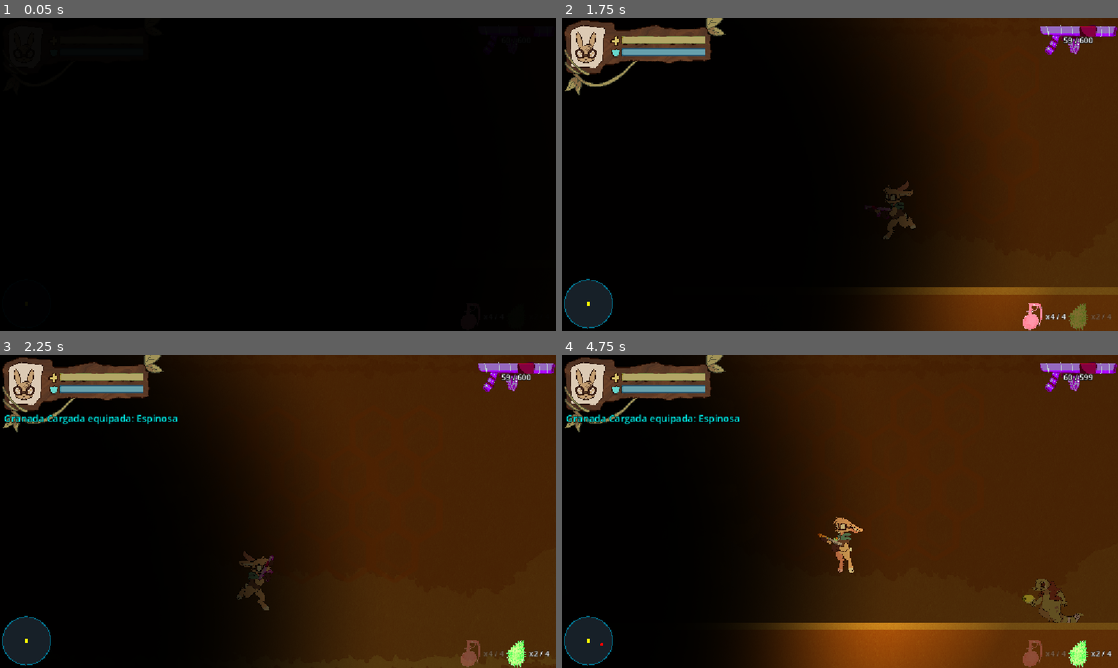
Above: before the commit, frames 1-4 (two rows, left to right).
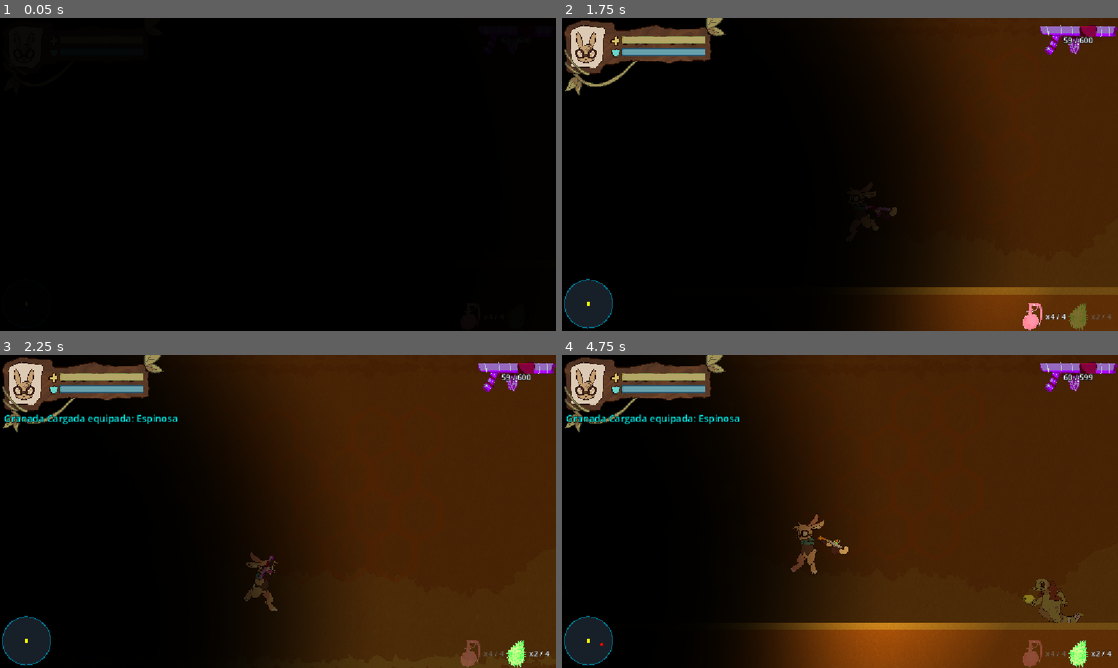
Above: after the commit, the same moments.

Repository: facbast/TP3-Taller-2-Isla-Aureus-
Game: Godot game, scene res://Scenes/Nivel2.tscn
Same seed, same stepped clock (60 frames per second), same inputs: the game is played once before the commit and once after it. This scene is started directly instead of the project's main scene. Sound files missing from this copy of the repository are replaced by a short silence.
Inputs (mouse positions are in pixels of both pictures, inside the frame that each line leads up to):
- Up to frame 1 (0.05 s): no input
- Up to frame 2 (1.75 s): tap Enter (ui_accept) at 0.5, 0.77, 1.52 s; move the mouse to (962, 158) at 0.52 s; hold E 0.53-1.28 s; hold D (right) from 0.53 s (still down); click (962, 158) at 0.67 s; move the mouse to (728, 190) at 1.27 s; tap L at 1.35 s
- Up to frame 3 (2.25 s): move the mouse to (333, 442) at 2.02 s; release D (right) at 2.03 s; hold A (left) from 2.03 s (still down); tap T at 2.1 s
- Up to frame 4 (4.75 s): move the mouse to (812, 574) at 2.77 s; release A (left) at 2.78 s; hold D (right) 2.78-4.28 s; tap R at 2.85 s; click (812, 574) at 2.92 s; tap Enter (ui_accept) at 3.02, 3.77, 4.52 s; move the mouse to (1006, 558) at 3.52 s; tap Tab at 3.6 s; move the mouse to (673, 464) at 4.27 s; hold A (left) from 4.28 s (still down); tap F at 4.35 s

Frame 1 is identical in both runs. In frame 2, 0.3% of the frame differs, in the area x 56-64%, y 52-71%; in frame 3, 0.4%; in frame 4, 0.8%, in the area x 41-55%, y 50-70%.

Commit message:
Agachado real con animaciones propias, sin aplastar el sprite
Las animaciones Agachado (frames 21-23) y Caminar_Agachado (23-27) del spritesheet reemplazan el aplaste de escala: sin distorsión. _agacharse reproduce la animación, _desagacharse vuelve con RESET.

El pivote de brazos ahora lo manejan las animaciones mientras agachado (se omite _sincronizar_brazos), se.Controls Aterrizar y Patear (frames de pie) ya no pisan la pose agachada: se salta Aterrizar y la patada vuelve a Agachado al terminar.

Quitadas las constantes muertas TEXTURA_CROUCH/TEXTURA_MELEE_CROUCH.

Diff:
--- a/Scenes/player.tscn
+++ b/Scenes/player.tscn
@@ -18,6 +18,34 @@
 [sub_resource type="RectangleShape2D" id="RectangleShape2D_f1ek2"]
 size = Vector2(50, 80)
 
+[sub_resource type="Animation" id="Animation_7dp3o"]
+resource_name = "Agachado"
+length = 0.1
+tracks/0/type = "value"
+tracks/0/imported = false
+tracks/0/enabled = true
+tracks/0/path = NodePath("SpriteCuerpo:frame")
+tracks/0/interp = 1
+tracks/0/loop_wrap = true
+tracks/0/keys = {
+"times": PackedFloat32Array(0, 0.033333335, 0.06666667),
+"transitions": PackedFloat32Array(1, 1, 1),
+"update": 1,
+"values": [21, 22, 23]
+}
+tracks/1/type = "value"
+tracks/1/imported = false
+tracks/1/enabled = true
+tracks/1/path = NodePath("PivoteBrazo:position")
+tracks/1/interp = 1
+tracks/1/loop_wrap = true
+tracks/1/keys = {
+"times": PackedFloat32Array(0, 0.035887066, 0.07348304),
+"transitions": PackedFloat32Array(1, 1, 1),
+"update": 0,
+"values": [Vector2(-1, -1), Vector2(-1, 22), Vector2(-1, 39)]
+}
+
 [sub_resource type="Animation" id="Animation_pu2lt"]
 resource_name = "Aterrizar"
 length = 0.2
@@ -31,7 +59,36 @@
 "times": PackedFloat32Array(0, 0.033333335),
 "transitions": PackedFloat32Array(1, 1),
 "update": 1,
-"values": [10, 11]
+"values": [10, 22]
+}
+
+[sub_resource type="Animation" id="Animation_h4iuc"]
+resource_name = "Caminar_Agachado"
+length = 0.3
+loop_mode = 1
+tracks/0/type = "value"
+tracks/0/imported = false
+tracks/0/enabled = true
+tracks/0/path = NodePath("PivoteBrazo:position")
+tracks/0/interp = 1
+tracks/0/loop_wrap = true
+tracks/0/keys = {
+"times": PackedFloat32Array(0),
+"transitions": PackedFloat32Array(1),
+"update": 0,
+"values": [Vector2(-1, 39)]
+}
+tracks/1/type = "value"
+tracks/1/imported = false
+tracks/1/enabled = true
+tracks/1/path = NodePath("SpriteCuerpo:frame")
+tracks/1/interp = 1
+tracks/1/loop_wrap = true
+tracks/1/keys = {
+"times": PackedFloat32Array(0, 0.06666667, 0.13333334, 0.2, 0.26666668),
+"transitions": PackedFloat32Array(1, 1, 1, 1, 1),
+"update": 1,
+"values": [23, 24, 25, 26, 27]
 }
 
 [sub_resource type="Animation" id="Animation_f1ek2"]
@@ -81,6 +138,18 @@
 "update": 1,
 "values": [7]
 }
+tracks/1/type = "value"
+tracks/1/imported = false
+tracks/1/enabled = true
+tracks/1/path = NodePath("PivoteBrazo:position")
+tracks/1/interp = 1
+tracks/1/loop_wrap = true
+tracks/1/keys = {
+"times": PackedFloat32Array(0),
+"transitions": PackedFloat32Array(1),
+"update": 0,
+"values": [Vector2(-1, -1)]
+}
 
 [sub_resource type="Animation" id="Animation_gymyn"]
 resource_name = "Saltar"
@@ -95,12 +164,14 @@
 "times": PackedFloat32Array(0, 0.06666667, 0.13333334, 0.8333333, 0.9),
 "transitions": PackedFloat32Array(1, 1, 1, 1, 1),
 "update": 1,
-"values": [7, 8, 9, 10, 11]
+"values": [8, 9, 10, 10, 11]
 }
 
 [sub_resource type="AnimationLibrary" id="AnimationLibrary_gymyn"]
 _data = {
+&"Agachado": SubResource("Animation_7dp3o"),
 &"Aterrizar": SubResource("Animation_pu2lt"),
+&"Caminar_Agachado": SubResource("Animation_h4iuc"),
 &"Correr": SubResource("Animation_f1ek2"),
 &"Patear": SubResource("Animation_ukyrk"),
 &"RESET": SubResource("Animation_tx1dd"),
@@ -123,7 +194,7 @@
 texture = ExtResource("2_f1ek2")
 centered = false
 hframes = 7
-vframes = 3
+vframes = 5
 frame = 7
 region_rect = Rect2(0, 0, 9471, 4188)
 
--- a/Scripts/player.gd
+++ b/Scripts/player.gd
@@ -61,10 +61,6 @@
 var tiempo_espera_escudo = 4.0
 var tiempo_sin_dano = 0.0
 var velocidad_recarga_escudo = 40.0
-
-# --- SPRITES AGACHADO ---
-const TEXTURA_CROUCH = preload("res://Assets/Conejo_crouch.png")
-const TEXTURA_MELEE_CROUCH = preload("res://Assets/Conejo_melee_crouch.png")
 
 const CROUCH_SPEED = 150.0
 var _agachado: bool = false
@@ -273,8 +269,10 @@
 
 	if temporizador_patada > 0:
 		temporizador_patada -= delta
-		# Eliminamos la línea que restauraba la textura aquí,
-		# ya que el AnimationPlayer maneja los cuadros visuales.
+		# La patada usa frames de pie: al terminar, si el jugador siguió
+		# agachado, volvemos a la pose agachada en vez de quedarnos de pie.
+		if temporizador_patada <= 0 and _agachado:
+			_anim_player.play("Agachado")
 
 # --- CONTROL DE AGACHARSE (TOGGLE) ---
 	var presiona_agacharse = Input.is_key_pressed(KEY_CTRL) or Input.is_key_pressed(KEY_C)
@@ -322,13 +320,22 @@
 		# lo maneja _apuntar_al_mouse() según el lado del mouse.
 
 		# Solo reproducimos "Correr" si está en el suelo, NO está pateando,
-		# NO está aterrizando y NO está agachado.
-		if is_on_floor() and temporizador_patada <= 0 and _anim_player.current_animation != "Aterrizar" and not _agachado:
-			_anim_player.play("Correr")
+		# NO está aterrizando y NO está agachado. Agachado usa su propio
+		# caminar ("Caminar_Agachado").
+		if is_on_floor() and temporizador_patada <= 0 and _anim_player.current_animation != "Aterrizar":
+			if _agachado:
+				if _anim_player.current_animation != "Caminar_Agachado":
+					_anim_player.play("Caminar_Agachado")
+			else:
+				_anim_player.play("Correr")
 	else:
 		velocity.x = move_toward(velocity.x, 0, vel_actual)
-		if is_on_floor() and temporizador_patada <= 0 and _anim_player.current_animation == "Correr":
-			_anim_player.stop()
+		if is_on_floor() and temporizador_patada <= 0:
+			# Crouch-walk en loop: al parar, se congela en la pose agachada.
+			if _agachado and _anim_player.current_animation == "Caminar_Agachado":
+				_anim_player.stop()
+			elif not _agachado and _anim_player.current_animation == "Correr":
+				_anim_player.stop()
 
 	# Escudos
 	if salud_actual > 0 and escudo_actual < escudo_maximo:
@@ -349,7 +356,10 @@
 
 	# 3. Comprobamos INMEDIATAMENTE si acaba de tocar el suelo
 	if is_on_floor() and _estaba_en_el_aire:
-		_anim_player.play("Aterrizar")
+		# Agachado: Aterrizar usa frames de pie; los saltamos para no
+		# romper la pose agachada.
+		if not _agachado:
+			_anim_player.play("Aterrizar")
 
 	# Acciones delegadas
 	if Input.is_physical_key_pressed(KEY_R):
@@ -672,10 +682,10 @@
 	_area_patada.position.y = 20.0
 
 	if temporizador_patada <= 0:
-		_anim_player.stop() # Detenemos otras animaciones
-		_sprite_cuerpo.frame = 7 # Frame de estar quieto
-		_sprite_cuerpo.scale = Vector2(0.15, 0.075) # Lo aplastamos a la mitad
-		_sprite_cuerpo.position.y = -11.0 # Lo bajamos al suelo (Solo eje Y)
+		# El AnimationPlayer hace todo el trabajo: dibuja el conejo ya
+		# agachado (frames 21-23 del spritesheet, sin aplastar el sprite)
+		# y baja el pivote de los brazos a su altura agachada.
+		_anim_player.play("Agachado")
 
 func _desagacharse():
 	_agachado = false
@@ -685,9 +695,9 @@
 	_area_patada.position.y = 0.0
 
 	if temporizador_patada <= 0:
-		_sprite_cuerpo.frame = 7
-		_sprite_cuerpo.scale = Vector2(0.15, 0.15) # Escala original
-		_sprite_cuerpo.position.y = -79.0 # Altura original (Solo eje Y)
+		# RESET devuelve el cuerpo al frame de reposo (7) y el pivote de
+		# los brazos a su altura original, sin escala extraña.
+		_anim_player.play("RESET")
 
 func activar_sobreescudo() -> bool:
 	# El escudo base es 150, le sumamos 2 capas extra (300 más), llegando a 450
@@ -738,6 +748,10 @@
 	return true
 
 func _sincronizar_brazos():
+	# Agachado: las animaciones (Caminar_Agachado / Agachado) ya mueven el
+	# pivote a la altura crouch; no lo pisamos desde aquí.
+	if _agachado:
+		return
 	# 1. Definimos la altura base (agachado o de pie)
 	var base_y = _pos_pivote_crouch.y if _agachado else _pos_pivote_stand.y
 	var base_x = _pos_pivote_stand.x # La posición X original (-1)
Binary file changed: Assets/SPRITESHEET_PLAYER.png
